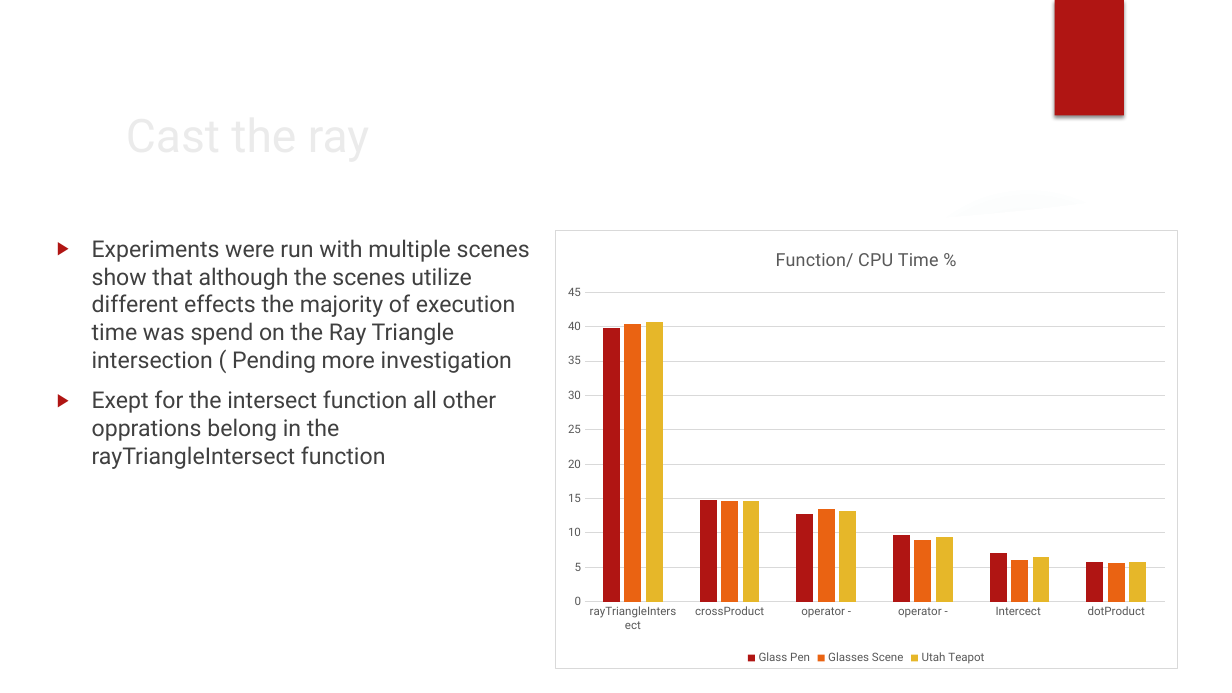
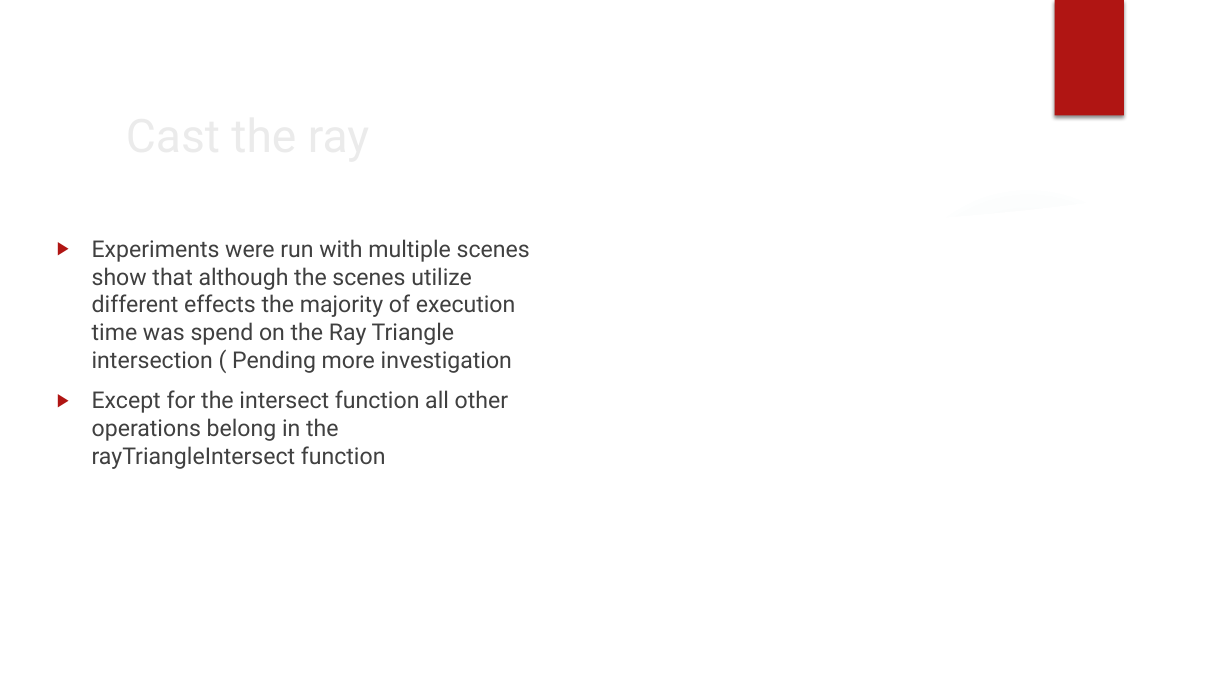
Before and after one commit to koxakis/RayTracing_FPGA, a slide deck: slide 11 of documentation/software/Base_render_system_documentation.pptx (slide 10 before the commit). Drawn at 1232x693 pixels with LibreOffice and Linux fonts; fonts in the diff are those of the drawing; background and template pictures are left out. Boxes give left, top, right and bottom in pixels: in the first picture for what was removed or moved away, otherwise in the second. Text is boxed around its words. In the diff, an @@ line names an element or a change of style, - is before the commit and + after.

Commit message:
further improoving all materials scene

```diff
--- a/documentation/software/Base_render_system_documentation.pptx
+++ b/documentation/software/Base_render_system_documentation.pptx
@@ column chart removed at [555,230,1178,669] @@
-title "Function/ CPU Time %"
-categories: rayTriangleIntersect, crossProduct, operator -, operator -, Intercect , dotProduct
-Glass Pen: 40, 15, 13, 10, 7, 6
-Glasses Scene: 40, 15, 14, 9, 6, 6
-Utah Teapot: 41, 15, 13, 9, 7, 6
@@ text at [92,390,508,469]: text changed @@
-▶ Exept for the intersect function all other opprations belong in the rayTriangleIntersect function
+▶ Except for the intersect function all other operations belong in the rayTriangleIntersect function
```
Also in this commit, not shown: 12 other slides changed, 1 slide added, 3 other files.
